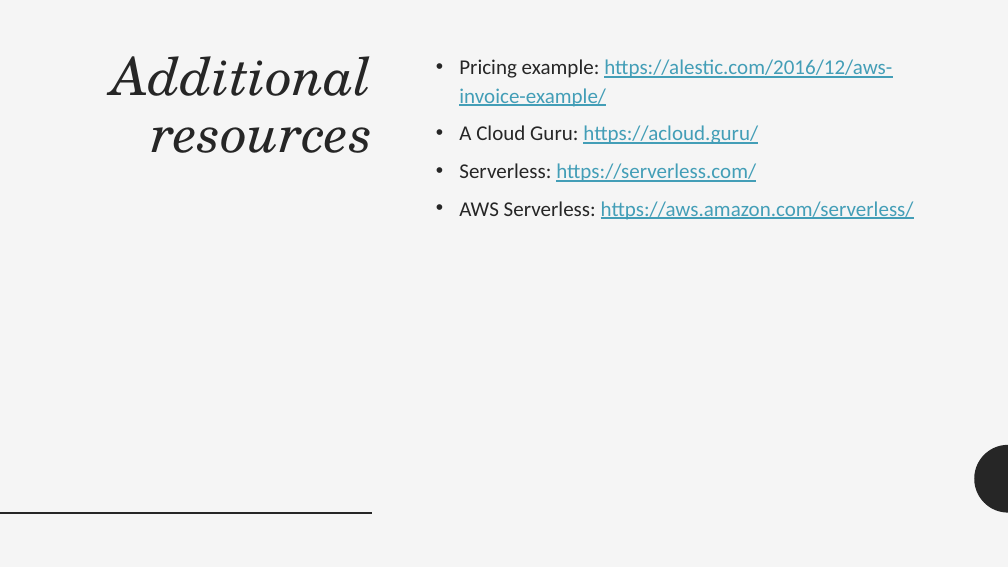
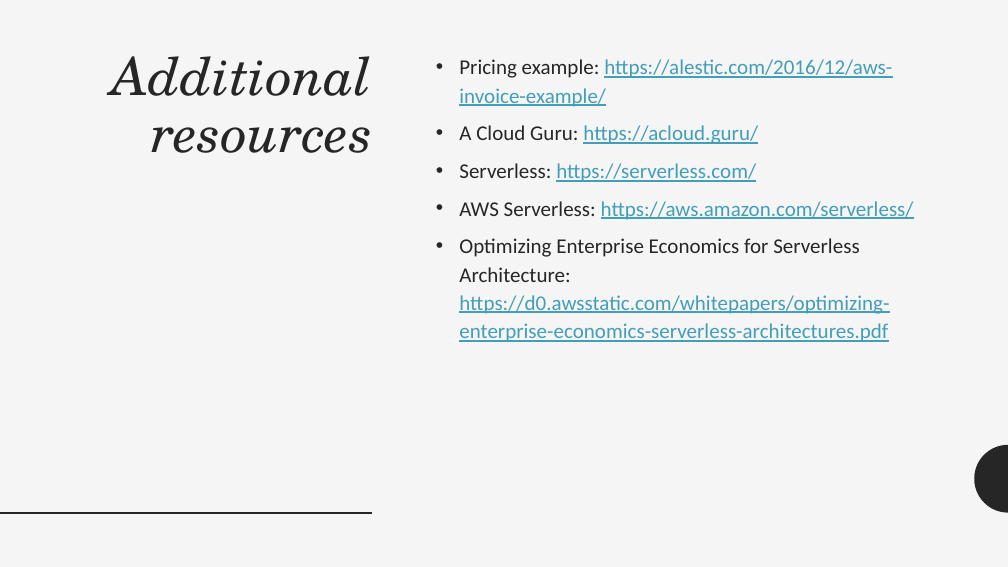
Before and after one commit to adrianpomilio/going-serverless, a slide deck: slide 30 of going-serverless-2017.pptx. Drawn at 1008x567 pixels with LibreOffice and Linux fonts; fonts in the diff are those of the drawing. Boxes give left, top, right and bottom in pixels: in the first picture for what was removed or moved away, otherwise in the second. Text is boxed around its words. In the diff, an @@ line names an element or a change of style, - is before the commit and + after.

Commit message:
adding AWS whitepaper resource

```diff
--- a/going-serverless-2017.pptx
+++ b/going-serverless-2017.pptx
@@ text at <box>459,238,889,342</box>: paragraph added @@
+• Optimizing Enterprise Economics for Serverless Architecture: https://d0.awsstatic.com/whitepapers/optimizing-enterprise-economics-serverless-architectures.pdf
```
